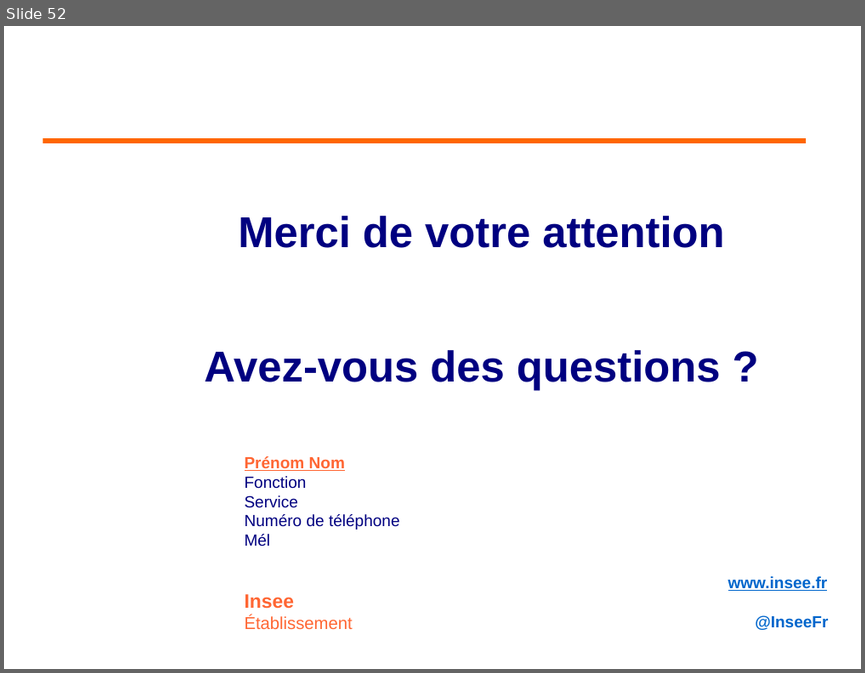
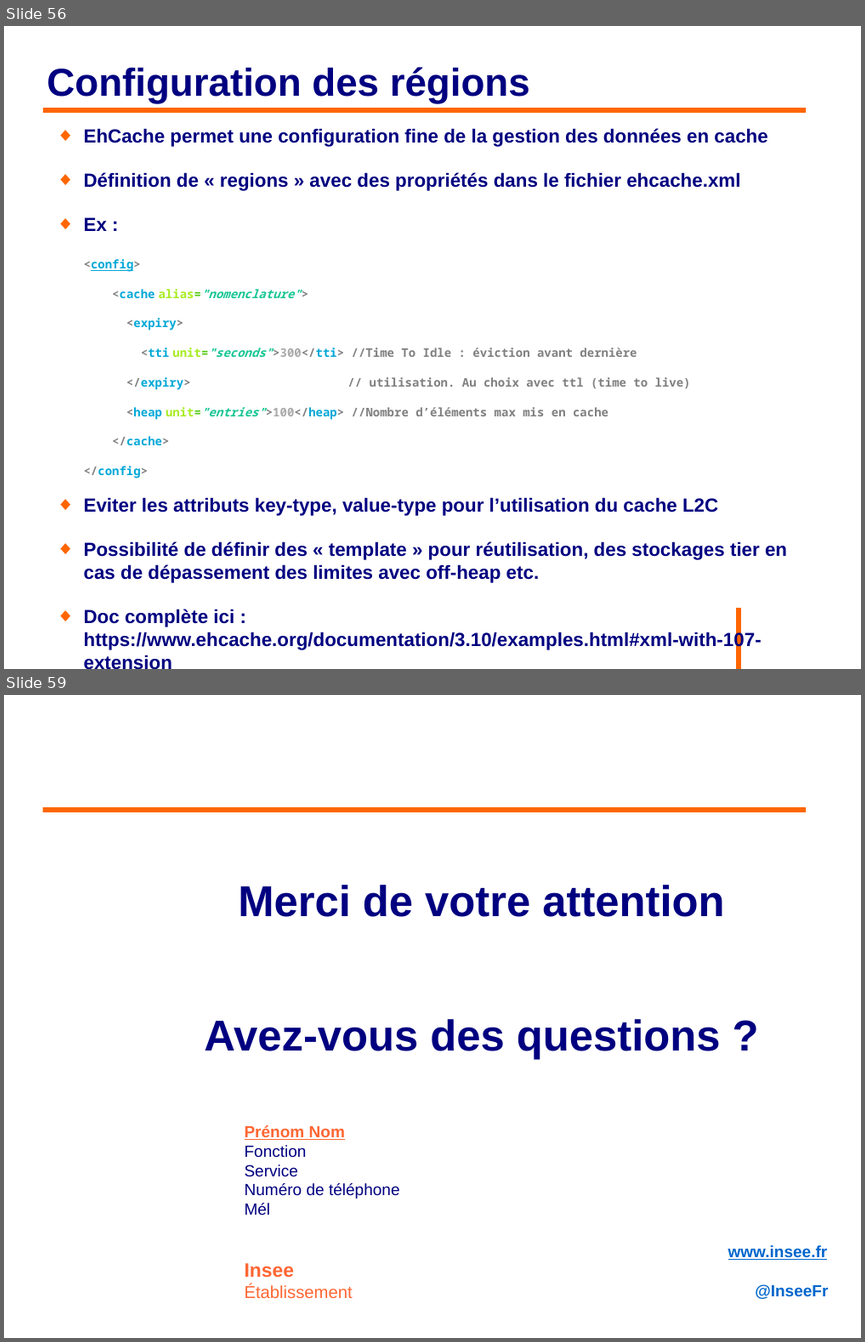
Before and after one commit to philphils/formation-hibernate-avancee, a slide deck: Documentation/diapo_formation_hibernate_avancee.odp. Shown one above the other, each under a label of ours: slide 52 before the commit, slides 56 and 59 after it; the slides between them are not shown. The pictures are 865x673 and 865x1342 pixels, drawn with LibreOffice and Linux fonts; fonts in the diff are those of the drawing; background and template pictures are left out. Boxes give left, top, right and bottom in pixels: in the first picture for what was removed or moved away, otherwise in the second. Text is boxed around its words. In the diff, an @@ line names an element or a change of style, - is before the commit and + after.

```diff
--- a/Documentation/diapo_formation_hibernate_avancee.odp
+++ b/Documentation/diapo_formation_hibernate_avancee.odp
@@ slide 56 added at (x1=4, y1=26, x2=861, y2=669), background #FFFFFF @@
@@ title added at (x1=46, y1=67, x2=530, y2=104), 36 pt, text #000080, bold @@
+Configuration des régions
@@ line added from (43, 110) to (806, 110), #FF6600 4.54 pt @@
@@ text added at (x1=84, y1=128, x2=787, y2=650), 17.6 pt, text #000080, bold @@
+◆ EhCache permet une configuration fine de la gestion des données en cache
+◆ Définition de « regions » avec des propriétés dans le fichier ehcache.xml
+◆ Ex :
+<config>
+<cache alias="nomenclature">
+<expiry>
+<tti unit="seconds">300</tti> //Time To Idle : éviction avant dernière
+</expiry> // utilisation. Au choix avec ttl (time to live)
+<heap unit="entries">100</heap> //Nombre d’éléments max mis en cache
+</cache>
+</config>
+◆ Eviter les attributs key-type, value-type pour l’utilisation du cache L2C
+◆ Possibilité de définir des « template » pour réutilisation, des stockages tier en cas de dépassement des limites avec off-heap etc.
+◆ Doc complète ici : https://www.ehcache.org/documentation/3.10/examples.html#xml-with-107-extension
@@ line added from (738, 607) to (738, 669), #FF6600 4.54 pt @@
@@ what was slide 52 is now slide 59 @@
```
Also in this commit, not shown: 4 slides changed, 6 other slides added.
